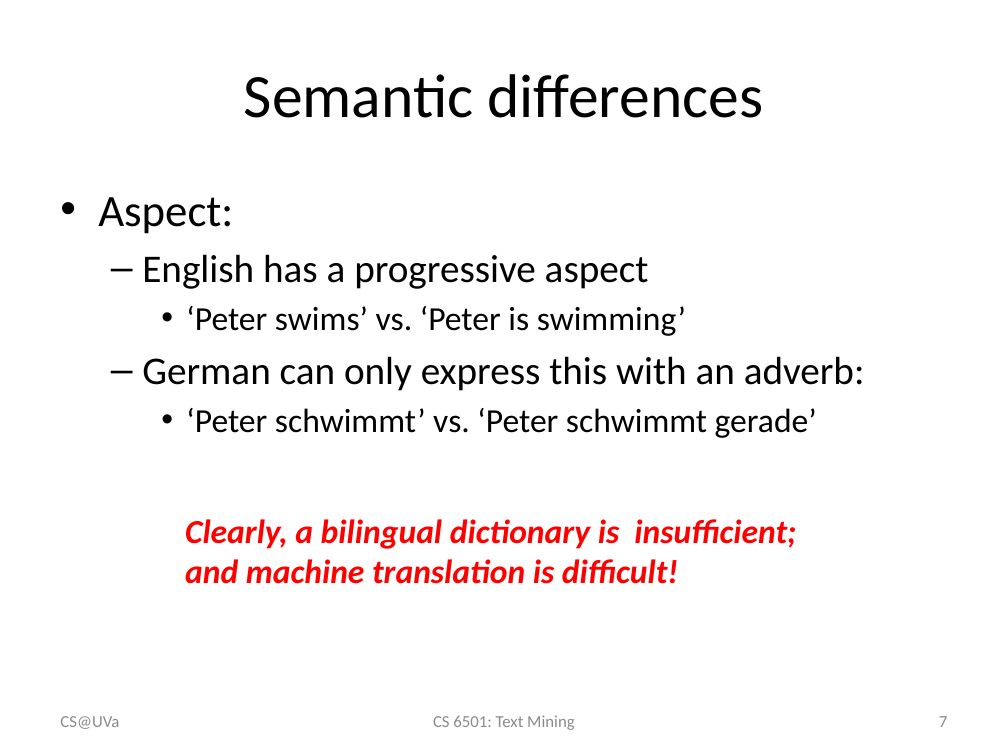
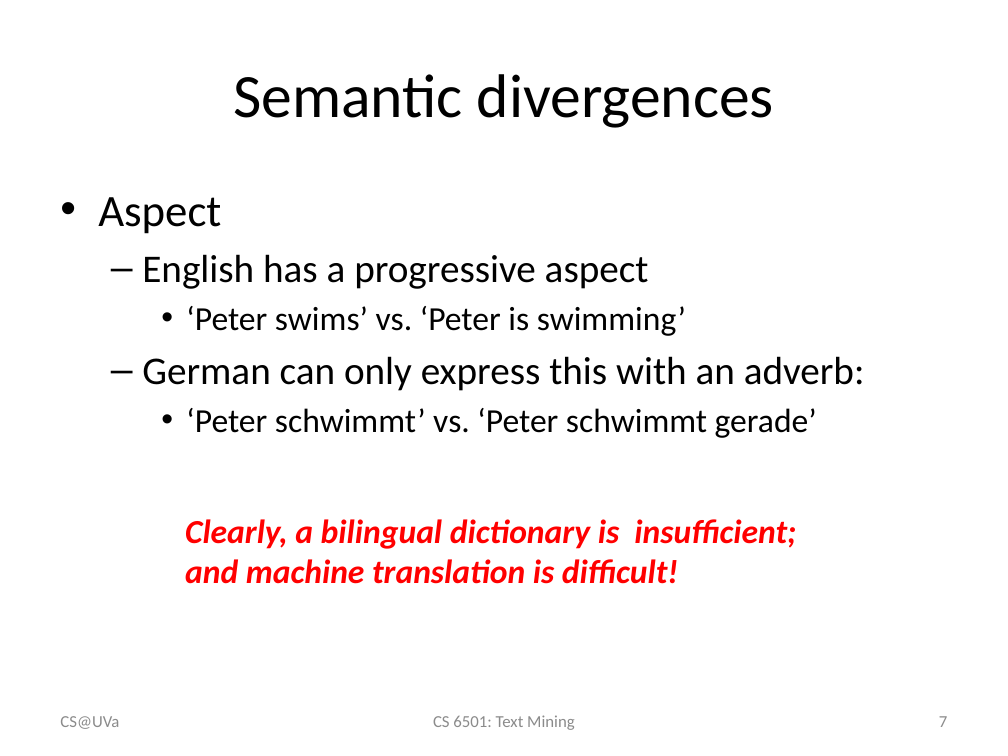
Before and after one commit to wang296/CS6501-Text-Mining, a slide deck: slide 7 of docs/StatisticalMachineTranslation.pptx. Drawn at 1008x756 pixels with LibreOffice and Linux fonts; fonts in the diff are those of the drawing. Boxes give left, top, right and bottom in pixels: in the first picture for what was removed or moved away, otherwise in the second. Text is boxed around its words. In the diff, an @@ line names an element or a change of style, - is before the commit and + after.

```diff
--- a/docs/StatisticalMachineTranslation.pptx
+++ b/docs/StatisticalMachineTranslation.pptx
@@ title at [233,74,774,128]: text changed @@
-Semantic differences
+Semantic divergences
@@ text at [98,197,221,234]: text changed @@
-• Aspect:
+• Aspect
```
Also in this commit, not shown: 4 other slides changed, 2 slides added, 5 other files.
